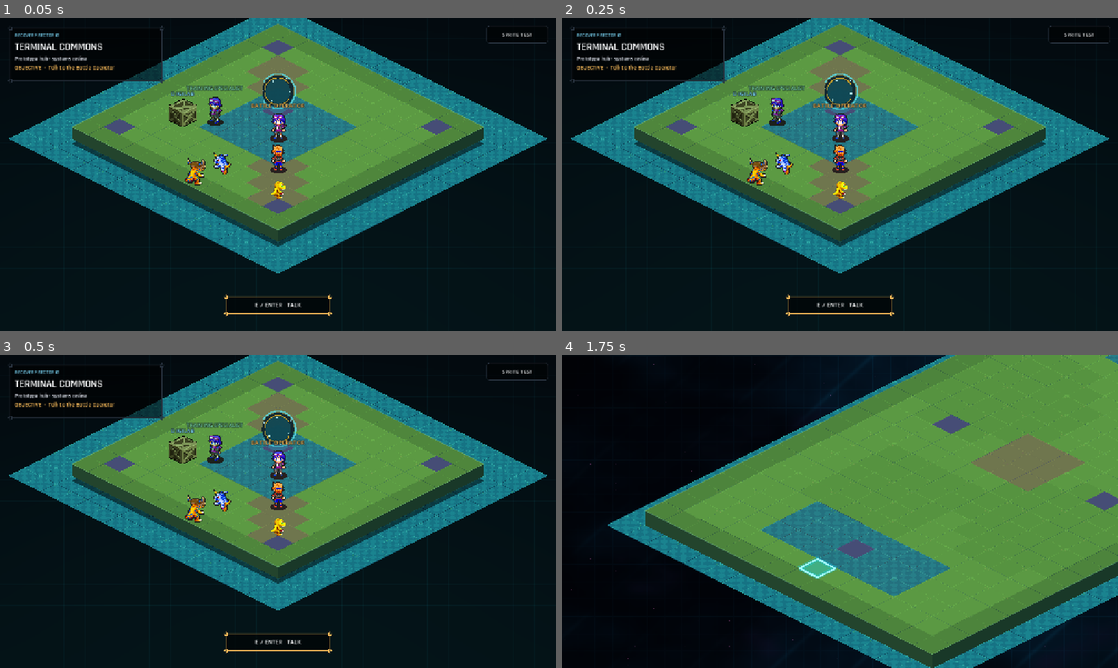
Above: before the commit, frames 1-4 (two rows, left to right).
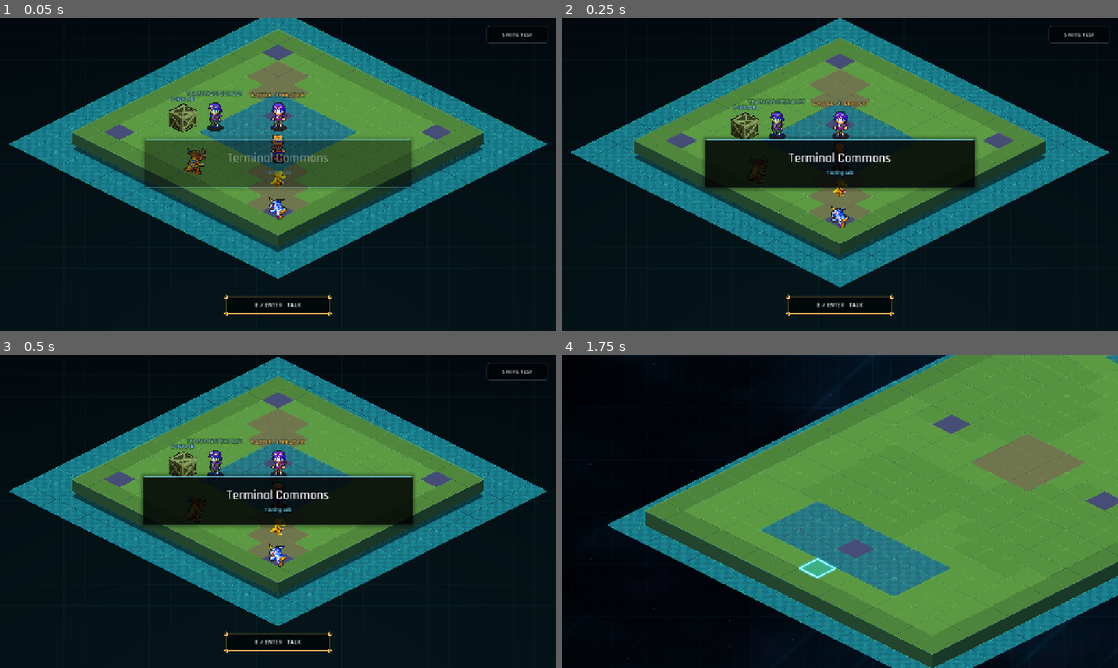
Above: after the commit, the same moments.

Repository: EwertonMendes/DigiGame
Game: Godot game, scene res://scenes/world/hub.tscn
Two runs of this game, one before a commit and one after it. Both use one fixed random seed, a clock stepped at 60 frames per second and the inputs below.
Inputs (mouse positions are in pixels of both pictures, inside the frame that each line leads up to):
- Up to frame 1 (0.05 s): no input
- Up to frame 2 (0.25 s): no input
- Up to frame 3 (0.5 s): no input
- Up to frame 4 (1.75 s): tap Enter (ui_accept) at 0.5, 0.77 s; move the mouse to (962, 495) at 0.52 s; hold Right (ui_right) 0.53-1.25 s; tap Mouse wheel down (wheel_down) at 0.6 s; click (962, 495) at 0.67 s; drag from (728, 527) to (812, 574) at 1.27 s

The runs differ from the first frame. In frame 1, 20% of the frame differs, in the area x 1-99%, y 0-84%; in frame 2, 32%; in frame 3, 34%, in the area x 1-99%, y 0-87%; in frame 4, nothing differs.

Commit message:
feat(hub): polish service layout and area presentation

Diff:
--- a/src/world/HubVisualRedesign.gd
+++ b/src/world/HubVisualRedesign.gd
@@ -1,6 +1,7 @@
 extends "res://src/world/HubController.gd"
 
 const ART = preload("res://src/world/DevilsWorkshopArt.gd")
+const AreaTitleOverlayScript = preload("res://src/ui/AreaTitleOverlay.gd")
 
 const PLATFORM_MIN := -6
 const PLATFORM_MAX := 6
@@ -8,6 +9,8 @@
 const WATER_MAX := 8
 const LOWER_LEVEL_OFFSET := 24.0
 const PLATFORM_SKIRT_DEPTH := 24.0
+const AREA_TITLE := "Terminal Commons"
+const AREA_SUBTITLE := "Testing Lab"
 
 # The surface palette is intentionally calmer than the source cubes. Characters
 # and interaction VFX stay readable while the pack still provides pixel detail.
@@ -25,6 +28,59 @@
 const SKIRT_LEFT := Color(0.14, 0.27, 0.18, 1.0)
 const SKIRT_RIGHT := Color(0.10, 0.22, 0.16, 1.0)
 
+var _area_title_overlay: AreaTitleOverlay = null
+
+
+func _build_actors() -> void:
+	super._build_actors()
+
+	# The old animated test portal sat directly behind the Battle Operator and
+	# read visually like a ring attached to the NPC. Keep the technical node for
+	# compatibility/debug tooling, but make the operator the only visible battle
+	# interaction anchor in the Hub.
+	var portal := get_node_or_null("Actors/TestBattlePortal") as Node2D
+	if portal != null:
+		portal.visible = false
+		portal.process_mode = Node.PROCESS_MODE_DISABLED
+
+	if _operator != null:
+		var previous_operator_position := _operator.position
+		_operator.position = _grid_to_world(Vector2.ZERO)
+		_operator.z_index = 1000 + int(round(_operator.position.y))
+		for index in range(_blockers.size()):
+			var blocker_position := Vector2(_blockers[index].get("position", Vector2.ZERO))
+			var blocker_radius := float(_blockers[index].get("radius", 0.0))
+			if blocker_position.is_equal_approx(previous_operator_position) and is_equal_approx(blocker_radius, 30.0):
+				_blockers[index]["position"] = _operator.position
+				break
+
+	# Keep the initial interaction immediately reachable after moving the Battle
+	# Operator to the visual center of the commons.
+	if _player != null:
+		_player.position = _grid_to_world(Vector2(2, 2))
+		_player.z_index = 1000 + int(round(_player.position.y))
+
+
+func _build_ui() -> void:
+	super._build_ui()
+
+	# Retire the persistent prototype panel without disturbing the interaction
+	# systems that still update its old objective label internally.
+	if _location_panel != null:
+		_location_panel.visible = false
+
+	if _ui_root == null:
+		return
+	_area_title_overlay = AreaTitleOverlayScript.new() as AreaTitleOverlay
+	_area_title_overlay.name = "AreaTitleOverlay"
+	_ui_root.add_child(_area_title_overlay)
+	call_deferred("_announce_current_area")
+
+
+func _announce_current_area() -> void:
+	if _area_title_overlay != null:
+		_area_title_overlay.present(AREA_TITLE, AREA_SUBTITLE, 1.75)
+
 
 # The old hub animated whole terrain sprites. Terrain is intentionally stable;
 # readable motion should come from characters, portals and authored VFX.
